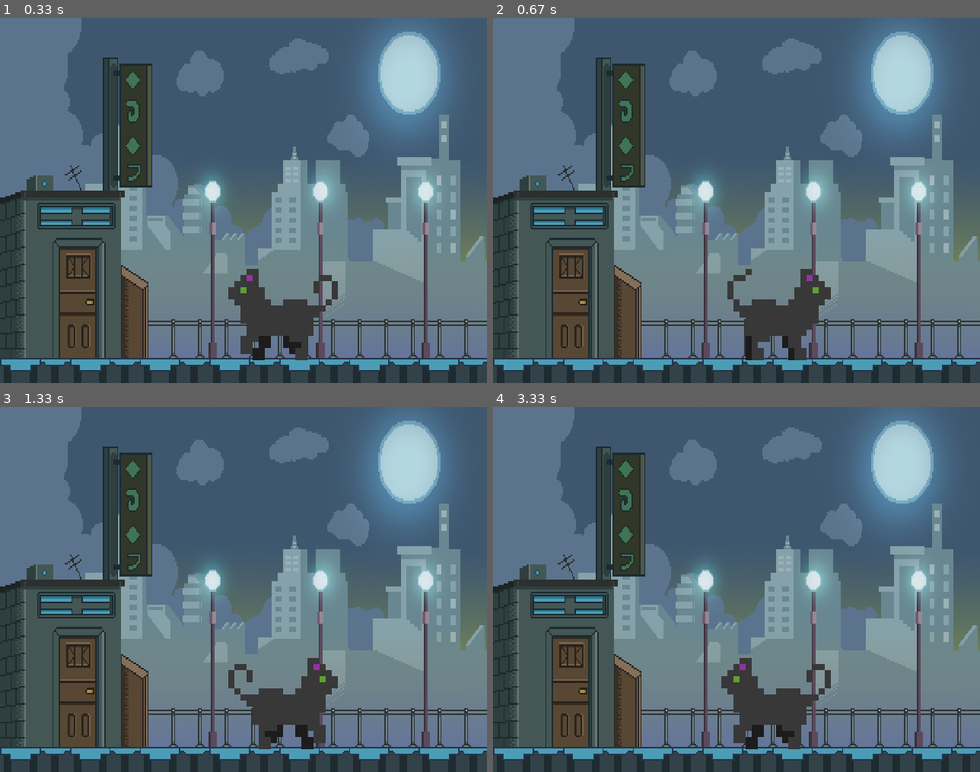
Above: before the commit, frames 1-4 (two rows, left to right).
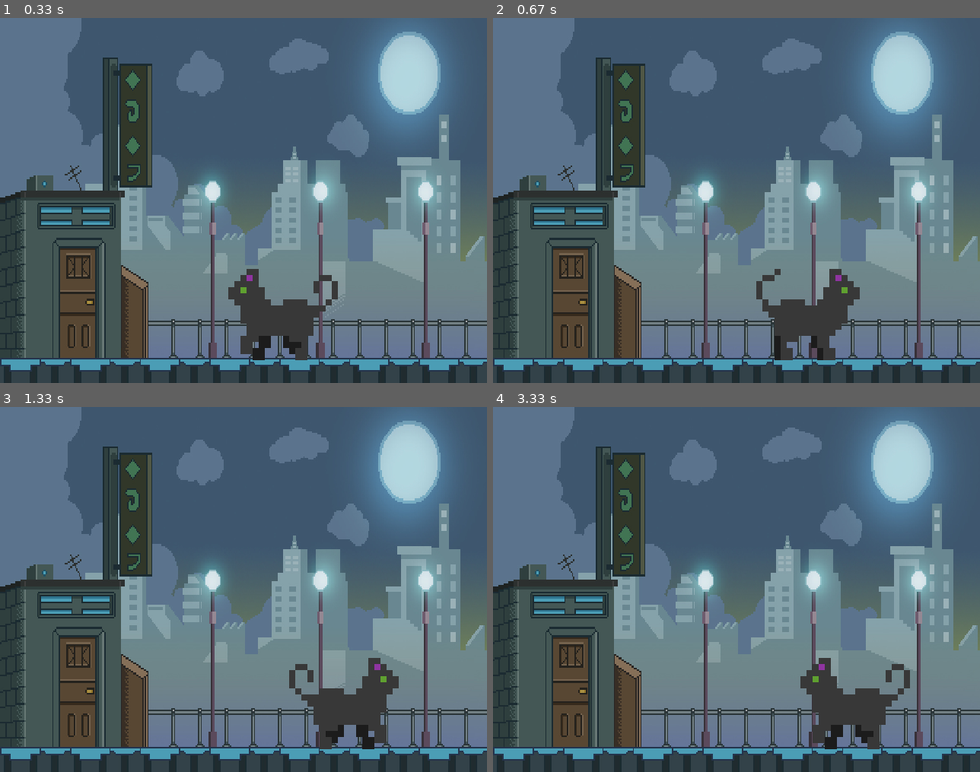
Above: after the commit, the same moments.

Repository: W1ndeck/Pygame
Game: pygame game, started from Testes e aprendizagem/usandosprites2.py
Two runs of this game, one before a commit and one after it. Both use one fixed random seed, a clock stepped at 60 frames per second and the inputs below.
Inputs:
- Up to frame 1 (0.33 s): no input
- Up to frame 2 (0.67 s): hold D from 0.33 s (still down)
- Up to frame 3 (1.33 s): release D at 0.8 s; hold D 0.83-1.3 s
- Up to frame 4 (3.33 s): hold A 1.33-1.87 s; hold A 1.9-2.3 s; hold D 2.33-2.97 s; hold E from 3 s (still down); hold A from 3 s (still down)

Frame 1 is identical in both runs. In frame 2, 2.9% of the frame differs, in the area x 48-76%, y 68-94%; in frame 3, 4.2%; in frame 4, 4.5%, in the area x 46-86%, y 68-94%.

Commit message:
o gato miaaaaaaaaaaa

Diff:
--- a/Testes e aprendizagem/usandosprites2.py
+++ b/Testes e aprendizagem/usandosprites2.py
@@ -9,6 +9,9 @@
 largura_janela = 640
 altura_janela = 480
 
+
+miar = pygame.mixer.Sound("sons/Meow.ogg")
+ronronar = pygame.mixer.Sound("sons/cat_mewpurr.wav")
 
 tela_jogo = pygame.display.set_mode((largura_janela, altura_janela))
 pygame.display.set_caption("Sprites")
@@ -40,7 +43,8 @@
 
         # transformando num quadrado e dizendo onde quero a imagem
         self.rect = self.image.get_rect()
-        self.rect.topleft = 300, 330
+        self.posicao = 300
+        self.rect.topleft = self.posicao, 330
 
         self.andadireita = False
         self.andaesquerda = False
@@ -50,6 +54,9 @@
         if self.andaesquerda == True:
             # self.atual = 0
             self.atual += 0.15
+            self.posicao -= 2
+            self.rect.topleft = self.posicao, 330
+
             if self.atual >= (len(self.sprites)/2):
                 self.atual = 0
                 self.andaesquerda = False
@@ -58,6 +65,8 @@
             if self.atual < 6: #RECEBAAAAA ESSA GAMBIARRA NO SEU PEITÃO!!!!
                 self.atual += 6 - self.atual
             self.atual += 0.15
+            self.posicao += 2
+            self.rect.topleft = self.posicao, 330
             if self.atual >= len(self.sprites):
                 self.atual = 6
                 self.andadireita = False
@@ -100,6 +109,13 @@
         if pygame.key.get_pressed()[K_a]:
             gato.andaresquerda()
 
+        if pygame.key.get_pressed()[K_e]:
+            ronronar.play()
+
+        if event.type == KEYDOWN:
+            if event.key == K_q:
+                miar.play()
+
     tela_jogo.blit(imagem_fundo, (0, 0))
     todas_as_sprites.draw(tela_jogo)
     todas_as_sprites.update()
Not shown, added: sons/Meow.ogg
Not shown, added: sons/cat_mewpurr.wav
